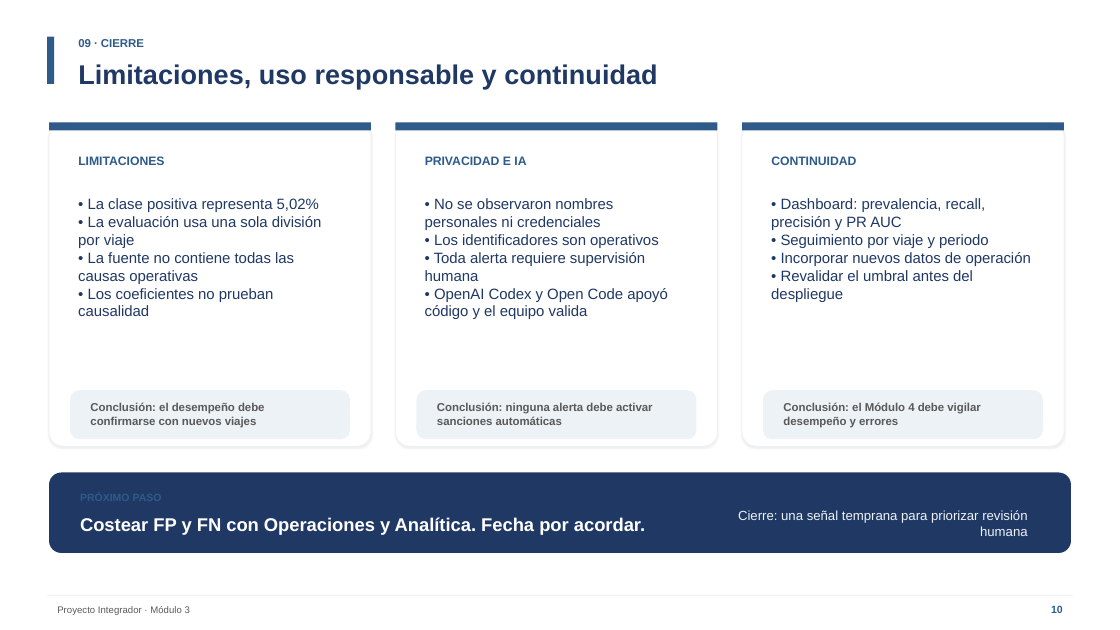
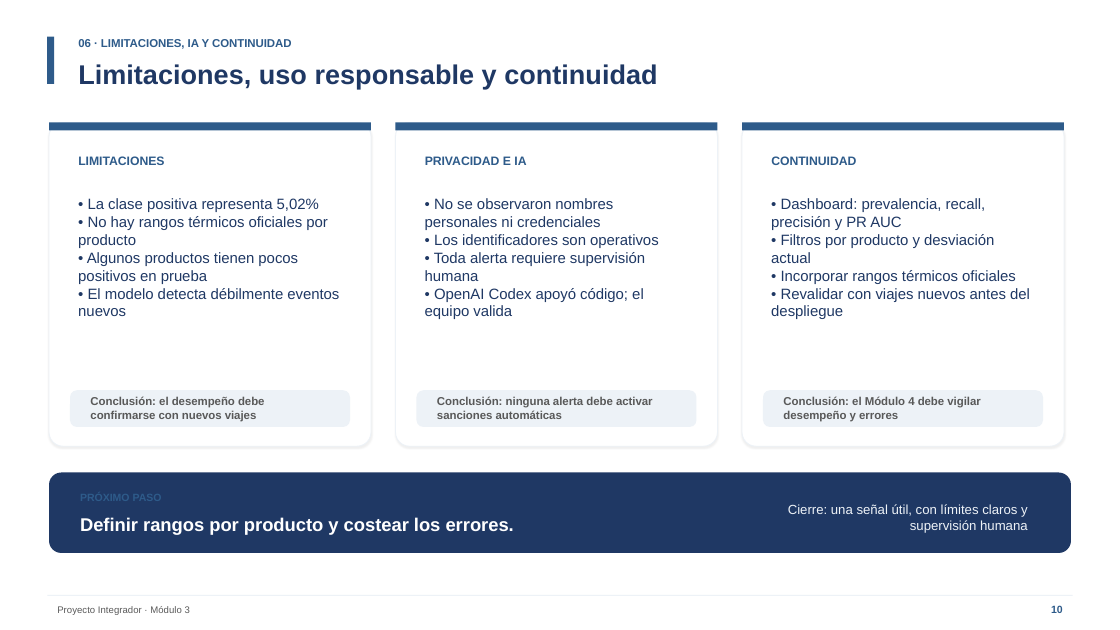
Before and after one commit to remrodri/practicasNotebookColab, a slide deck: slide 10 of proyecto-integradorV3/06-Documentacion/Presentacion_Final_AndinaLog_03B.pptx. Drawn at 1120x630 pixels with LibreOffice and Linux fonts; fonts in the diff are those of the drawing. Boxes give left, top, right and bottom in pixels: in the first picture for what was removed or moved away, otherwise in the second. Text is boxed around its words. In the diff, an @@ line names an element or a change of style, - is before the commit and + after.

```diff
--- a/proyecto-integradorV3/06-Documentacion/Presentacion_Final_AndinaLog_03B.pptx
+++ b/proyecto-integradorV3/06-Documentacion/Presentacion_Final_AndinaLog_03B.pptx
@@ text at bbox=[78, 39, 291, 49]: text changed @@
-09 · CIERRE
+06 · LIMITACIONES, IA Y CONTINUIDAD
@@ text at bbox=[78, 216, 339, 316]: text changed @@
-• La evaluación usa una sola división por viaje
-• La fuente no contiene todas las causas operativas
-• Los coeficientes no prueban causalidad
+• No hay rangos térmicos oficiales por producto
+• Algunos productos tienen pocos positivos en prueba
+• El modelo detecta débilmente eventos nuevos
@@ text at bbox=[771, 234, 1030, 319]: text changed @@
-• Seguimiento por viaje y periodo
-• Incorporar nuevos datos de operación
-• Revalidar el umbral antes del despliegue
+• Filtros por producto y desviación actual
+• Incorporar rangos térmicos oficiales
+• Revalidar con viajes nuevos antes del despliegue
@@ text at bbox=[425, 288, 644, 319]: text changed @@
-• OpenAI Codex y Open Code apoyó código y el equipo valida
+• OpenAI Codex apoyó código; el equipo valida
@@ rounded rectangle: place and size @@
-rounded rectangle at bbox=[70, 391, 350, 439]
+rounded rectangle at bbox=[70, 391, 350, 428]
@@ rounded rectangle: place and size @@
-rounded rectangle at bbox=[417, 391, 697, 439]
+rounded rectangle at bbox=[417, 391, 697, 428]
@@ rounded rectangle: place and size @@
-rounded rectangle at bbox=[763, 391, 1043, 439]
+rounded rectangle at bbox=[763, 391, 1043, 428]
@@ 3 texts: place and size @@
-3 texts at bbox=[90, 403, 980, 428]
+3 texts at bbox=[90, 396, 980, 422]
@@ text at bbox=[788, 504, 1028, 533]: text changed @@
-Cierre: una señal temprana para priorizar revisión humana
+Cierre: una señal útil, con límites claros y supervisión humana
@@ text at bbox=[80, 517, 514, 535]: text changed @@
-Costear FP y FN con Operaciones y Analítica. Fecha por acordar.
+Definir rangos por producto y costear los errores.
```
Also in this commit, not shown: 8 other slides changed, 1 slide added, 1 slide removed, 3 other files.
